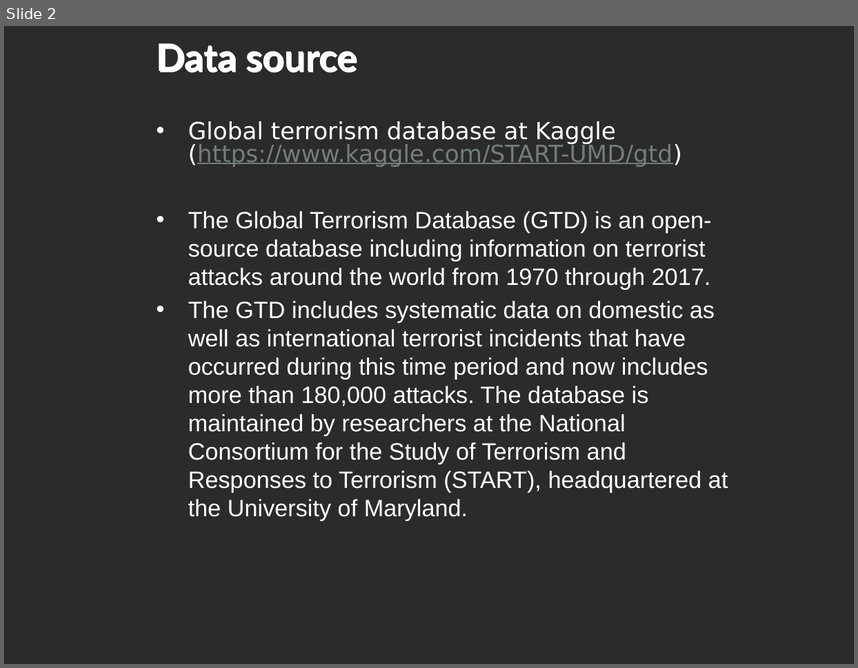
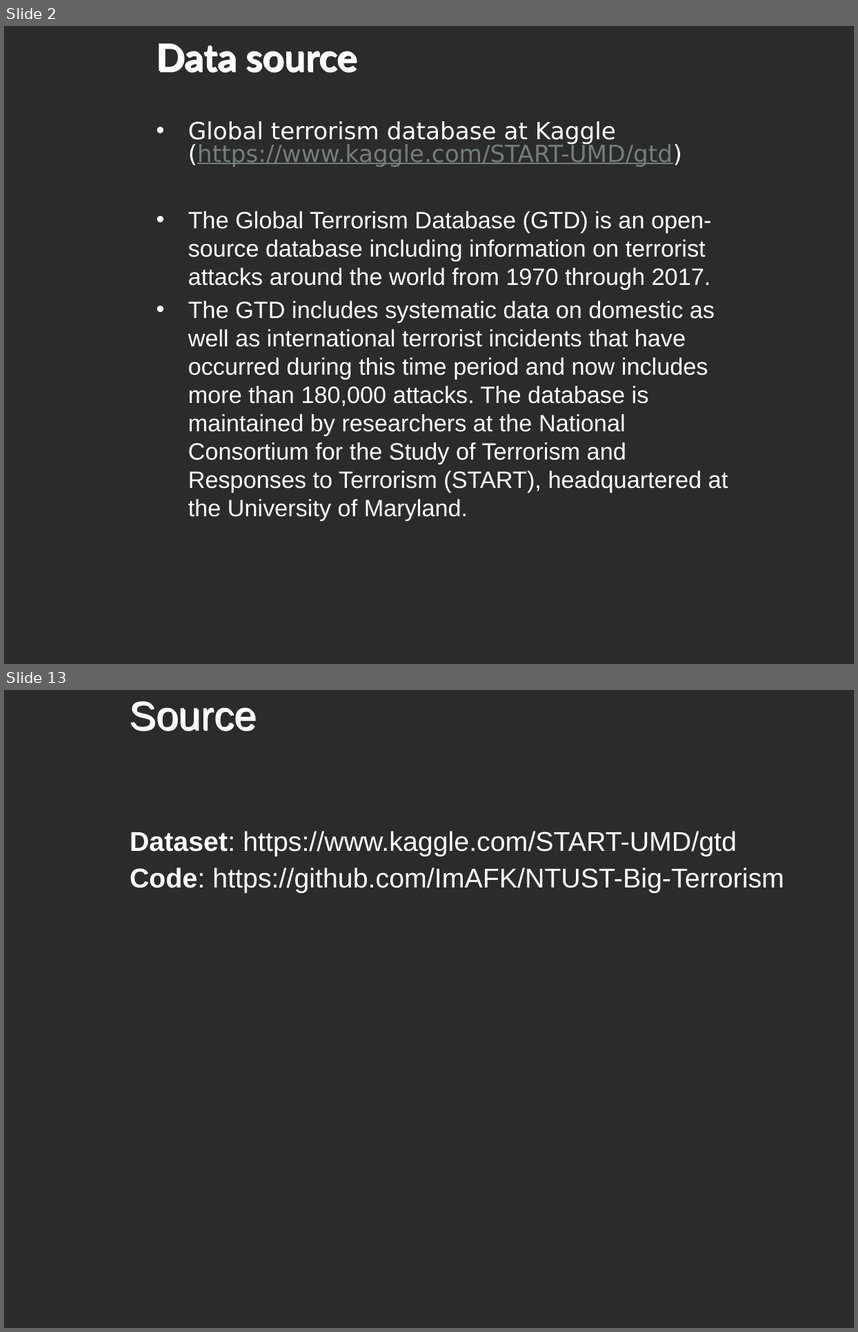
Before and after one commit to ImAFK/NTUST-Big-Terrorism, a slide deck: BigDataSlides.pptx. Shown one above the other, each under a label of ours: slide 2 before the commit, slides 2 and 13 after it; the slides between them are not shown. The pictures are 858x668 and 858x1332 pixels, drawn with LibreOffice and Linux fonts; fonts in the diff are those of the drawing; background and template pictures are left out; a plain dark background stands for a picture behind light text. Boxes give left, top, right and bottom in pixels: in the first picture for what was removed or moved away, otherwise in the second. Text is boxed around its words. In the diff, an @@ line names an element or a change of style, - is before the commit and + after.

```diff
--- a/BigDataSlides.pptx
+++ b/BigDataSlides.pptx
@@ slide 13 added at box(4, 690, 854, 1328), background picture (left out) @@
@@ title added at box(130, 701, 257, 731), 34 pt, text #FFFFFF @@
+Source
@@ text added at box(130, 831, 784, 893), 23 pt, text #FFFFFF @@
+Dataset: https://www.kaggle.com/START-UMD/gtd
+Code: https://github.com/ImAFK/NTUST-Big-Terrorism
```
Also in this commit, not shown: 2 other slides changed, 9 other slides added.
